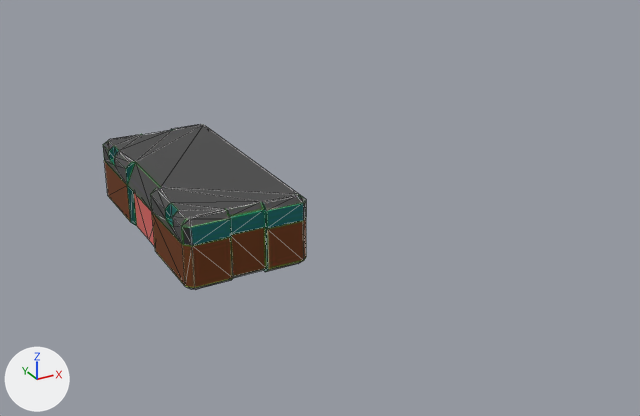
What one commit did to the FBX model Engine/GameTemplate/GameTemplate/Game/Assets/modelData/BOX.fbx.
Camera for both pictures: a 50 mm lens placed at (-3.03, -8.22, 3.93), pointed at (1.1, -0.71, 0.17). Arrows for +X, +Y and +Z are at lower left; the lights stay in place. Mesh edges are drawn as thin lines. Where no turn or scale is listed for an object, it has been applied to the vertices.

In view in the first picture: 'box_body', 'box_cap'.
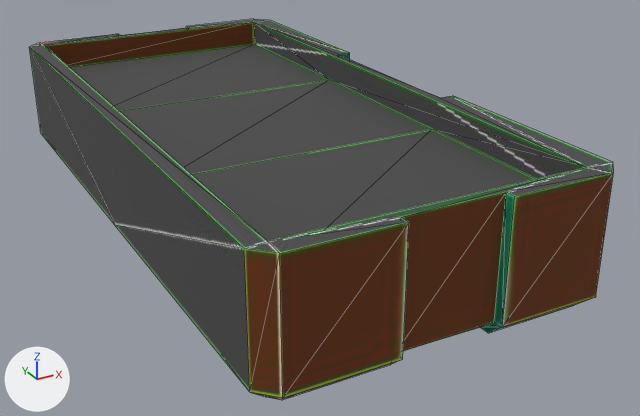
What differs and where, as boxes [x1, y1, x2, y2] in the pictures (640 x 416 px):
'box_body', moved, turned, rescaled: before [104, 161, 306, 290]; after [29, 19, 614, 400]
'box_cap', unchanged, covered by the edit: before [103, 124, 306, 246]

What changed in the scene script:
```text
Change ob_box_body:
    ob_box_body.location: (-0.07, -0.232, 0.0) -> (0.685, -0.232, 0.097)
    ob_box_body.rotation_euler: (0.0, 0.0, 0.0) -> (0.0, 0.0, 3.142)  # degrees (0, 0, 0) -> degrees (0, 0, 180)
    ob_box_body.scale: (0.0254, 0.0254, 0.0254) -> (0.0674, 0.0674, 0.0674)
```
